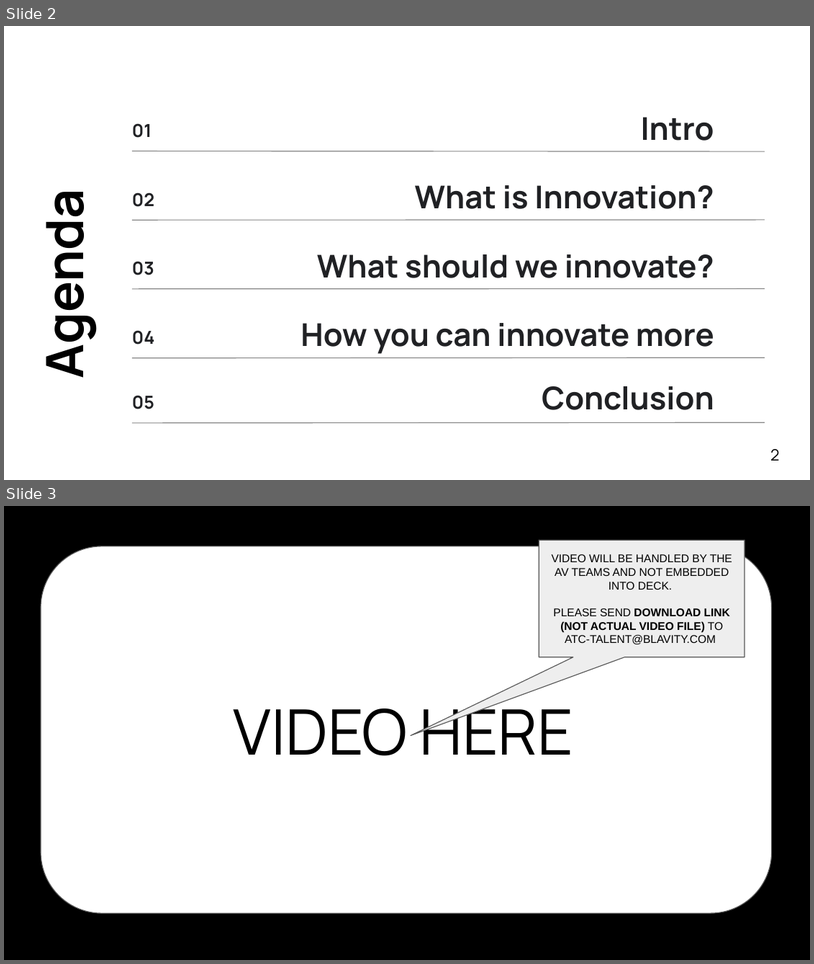
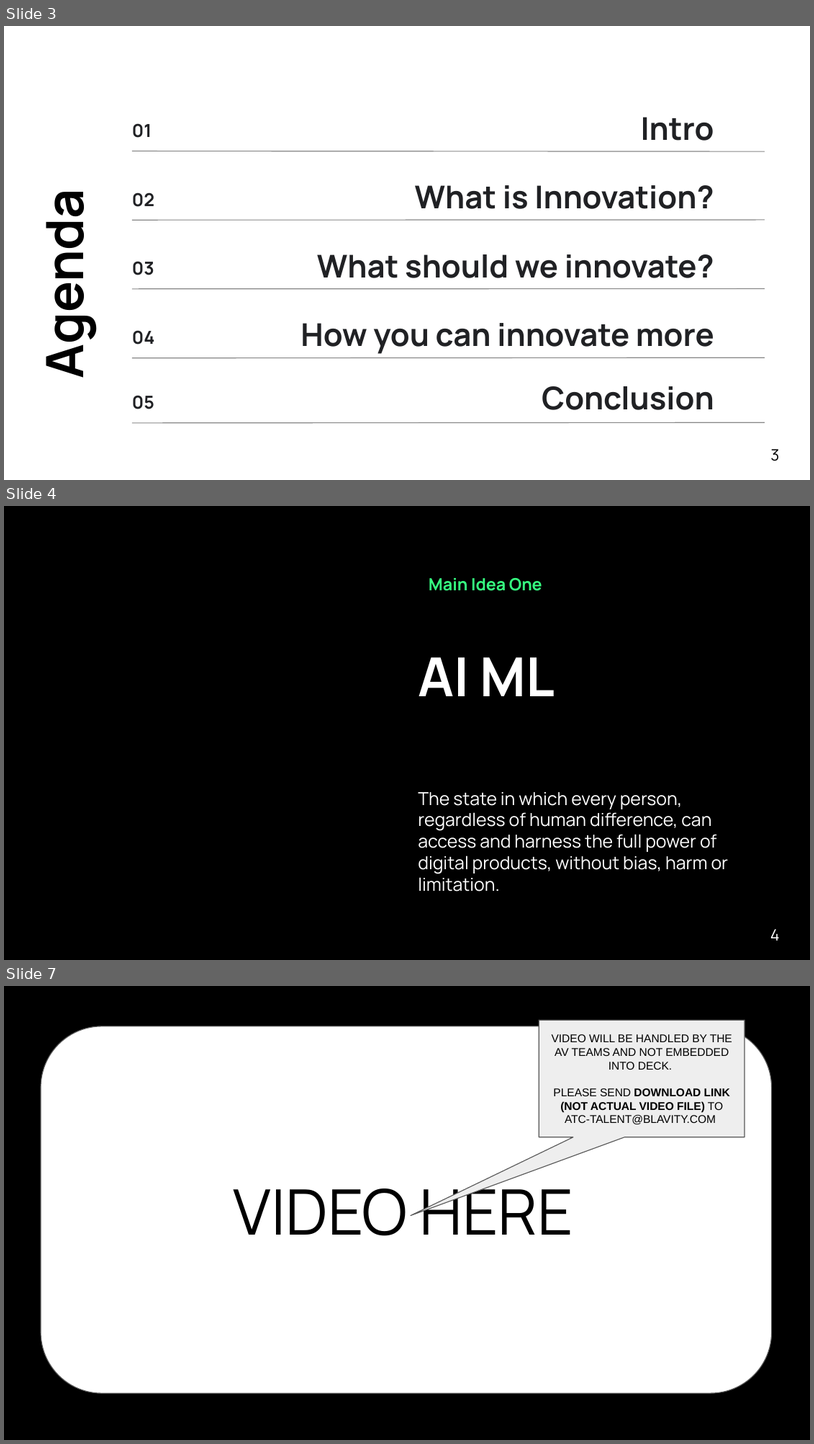
Before and after one commit to ggreen/real-time-AI-ML-event-streaming, a slide deck: docs/conferences/afrotech-realtime-ai-2024.pptx. Shown one above the other, each under a label of ours: slides 2 and 3 before the commit, slides 3, 4 and 7 after it; the slides between them are not shown. The pictures are 814x964 and 814x1444 pixels, drawn with LibreOffice and Linux fonts; fonts in the diff are those of the drawing; background and template pictures are left out. Boxes give left, top, right and bottom in pixels: in the first picture for what was removed or moved away, otherwise in the second. Text is boxed around its words. In the diff, an @@ line names an element or a change of style, - is before the commit and + after.

```diff
--- a/docs/conferences/afrotech-realtime-ai-2024.pptx
+++ b/docs/conferences/afrotech-realtime-ai-2024.pptx
@@ slide 4 added at [4,506,810,960], background #000000 @@
@@ text added at [429,578,543,591], 15 pt, text #36FF81, bold @@
+Main Idea One
@@ text added at [418,657,555,696], 48 pt, text #FFFFFF, bold @@
+AI ML
@@ text added at [418,792,729,891], 16 pt, text #FFFFFF @@
+The state in which every person, regardless of human difference, can access and harness the full power of digital products, without bias, harm or limitation.
@@ page number added at [771,929,780,940], 14 pt, text #FFFFFF @@
+4
@@ what was slide 2 is now slide 3 @@
@@ page number at [771,449,779,461]: text changed @@
-2
+3
@@ what was slide 3 is now slide 7 @@
```
Also in this commit, not shown: 8 other slides added, 3 slides removed.
